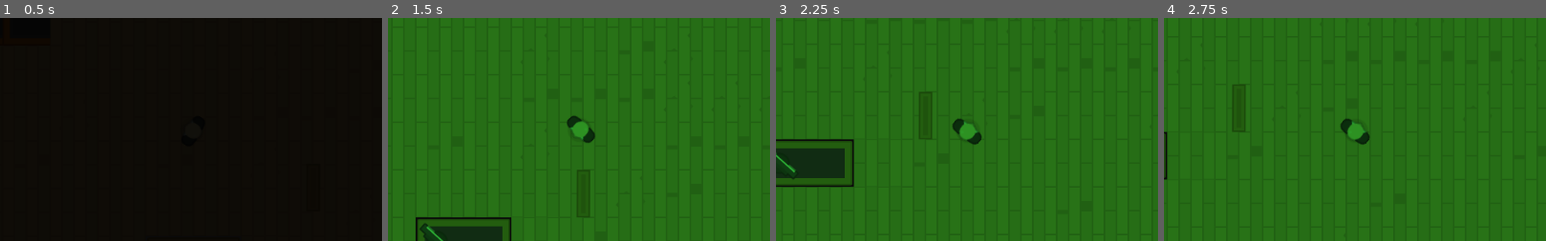
Above: before the commit, frames 1-4 (left to right).
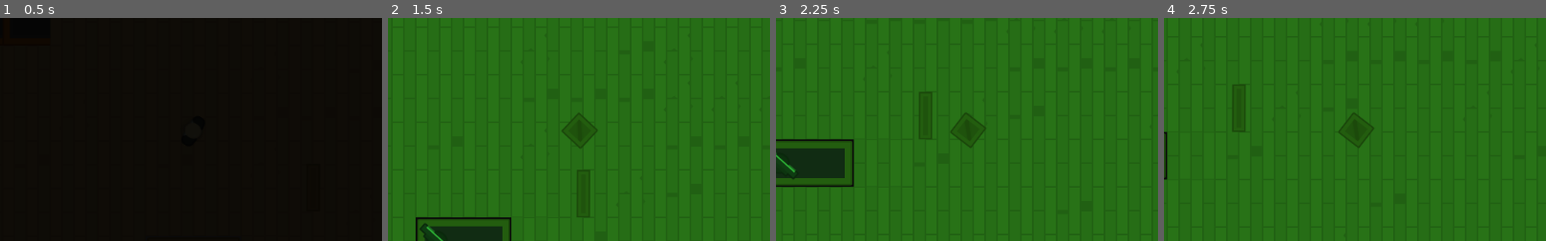
Above: after the commit, the same moments.

Repository: NightZpy/HeistMeistersGodotEngineGame
Game: Godot game, scene res://Levels/Level_1.tscn
The game is run twice, just before and just after one commit, with the same random seed, the same clock (stepped at 60 frames per second) and the same inputs.
Inputs (mouse positions are % of the whole screen's width and height, from its top left):
- Up to frame 1 (0.5 s): no input
- Up to frame 2 (1.5 s): tap Enter at 0.5 s; move the mouse to (66, 58) at 0.52 s; hold D (move_right) 0.53-1.28 s; tap E (Toggle_disguise, bound only after the commit) at 0.6 s; click (66, 58) at 0.67 s; move the mouse to (36, 76) at 1.27 s; hold S (move_down) from 1.28 s (still down); tap F (switch_vision_mode) at 1.35 s; click (36, 76) at 1.42 s
- Up to frame 3 (2.25 s): tap E (Toggle_disguise, bound only after the commit) at 1.55, 2.1 s; move the mouse to (60, 28) at 2.02 s; release S (move_down) at 2.03 s; hold D (move_right) from 2.03 s (still down)
- Up to frame 4 (2.75 s): keep holding D (move_right)
The pictures show only the part of the screen within x 25-75%, y 25-75%; the shares and areas given below are measured in that part.

Frame 1 is identical in both runs. In frame 2, 0.6% of the frame differs, in the area x 45-55%, y 42-59%; in frame 3, 0.6%; in frame 4, 0.6%.
Error in both runs: Invalid get index '0' (on base: 'PoolVector2Array'). (res://Guard.gd:23)

Commit message:
Change player sprite when is hide

Diff:
--- /dev/null
+++ b/Characters/BoxOccluder.tres
@@ -0,0 +1,4 @@
+[gd_resource type="OccluderPolygon2D" format=2]
+
+[resource]
+polygon = PoolVector2Array( -19.6642, -20.1521, 20.3565, -20.0022, 20.2066, 19.7187, -19.6642, 19.5688 )
--- /dev/null
+++ b/Characters/HumanOccluder.tres
@@ -0,0 +1,5 @@
+[gd_resource type="OccluderPolygon2D" format=2]
+
+[resource]
+cull_mode = 1
+polygon = PoolVector2Array( -5.95787, -21.1554, 1.8979, -21.4537, 4.28446, -20.161, 7.56599, -15.3879, 7.26767, -11.7086, 7.86431, -8.52652, 8.85871, -6.33884, 9.95255, -4.44947, 11.2453, -2.95787, 12.4386, 0.721415, 10.947, 3.30686, 10.2509, 5.59398, 8.36151, 7.48335, 7.46655, 10.2677, 6.57159, 17.8251, 1.69902, 21.3055, -5.65956, 21.5044, -7.7478, 20.3111, -9.33884, 18.8195, -10.9299, 15.4386, -11.3276, 12.157, -11.4271, 8.17943, -14.4103, 2.4119, -14.3109, -2.46067, -11.626, -6.53772, -11.2282, -15.2885, -7.94668, -20.4593 )
--- a/Characters/NPC/Guard.tscn
+++ b/Characters/NPC/Guard.tscn
@@ -19,7 +19,5 @@
 one_shot = true
 
 [node name="Torch" parent="." index="4" instance=ExtResource( 4 )]
-shadow_enabled = true
 shadow_color = Color( 0, 0, 0, 0.654902 )
-shadow_item_cull_mask = 2
 [connection signal="timeout" from="Timer" to="." method="_on_Timer_timeout"]
--- a/Characters/Player.tscn
+++ b/Characters/Player.tscn
@@ -1,9 +1,10 @@
-[gd_scene load_steps=5 format=2]
+[gd_scene load_steps=6 format=2]
 
 [ext_resource path="res://Characters/TemplateCharacter.tscn" type="PackedScene" id=1]
 [ext_resource path="res://Player.gd" type="Script" id=2]
 [ext_resource path="res://GFX/PNG/Hitman 1/hitman1_stand.png" type="Texture" id=3]
-[ext_resource path="res://Lightmaps/Torch.tscn" type="PackedScene" id=4]
+[ext_resource path="res://Characters/BoxOccluder.tres" type="OccluderPolygon2D" id=4]
+[ext_resource path="res://Lightmaps/Torch.tscn" type="PackedScene" id=5]
 
 [node name="Player" instance=ExtResource( 1 )]
 collision_mask = 14
@@ -12,7 +13,10 @@
 [node name="Sprite" parent="." index="0"]
 texture = ExtResource( 3 )
 
-[node name="Torch" parent="." index="3" instance=ExtResource( 4 )]
+[node name="LightOccluder2D" parent="." index="2"]
+occluder = ExtResource( 4 )
+
+[node name="Torch" parent="." index="3" instance=ExtResource( 5 )]
 visible = false
 position = Vector2( 11.89, 0 )
 offset = Vector2( 316.6, 0 )
--- a/Levels/Level_1.tscn
+++ b/Levels/Level_1.tscn
@@ -62,9 +62,6 @@
 rotation = -3.8339
 scale = Vector2( 0.600298, 0.680239 )
 
-[node name="Guards" parent="." index="5"]
-editor/display_folded = true
-
 [node name="Guard" parent="Guards" index="0" instance=ExtResource( 3 )]
 position = Vector2( -364.994, 728.961 )
 
--- a/Player.gd
+++ b/Player.gd
@@ -1,6 +1,14 @@
 extends "res://Characters/TemplateCharacter.gd"
 
 var motion = Vector2()
+
+const PLAYER_SPRITE = "res://GFX/PNG/Hitman 1/hitman1_stand.png"
+const PLAYER_OCCLUDER = "res://Characters/HumanOccluder.tres"
+
+const BOX_SPRITE = "res://GFX/PNG/Tiles/tile_130.png"
+const BOX_OCCLUDER = "res://Characters/BoxOccluder.tres"
+
+var disguise = false
 
 func _physics_process(delta):
 	update_movement()
@@ -27,6 +35,30 @@
 	if Input.is_action_just_released("switch_vision_mode"):
 		turn_off_torch()
 
+	if Input.is_action_just_pressed("Toggle_disguise"):
+		toggle_disguise()
+
 func turn_off_torch():
 	#$Torch.enabled = not $Torch.enabled
 	get_tree().call_group("Interface", "cycle_vision_mode")
+
+
+func toggle_disguise():
+	if disguise:
+		reveal()
+	else:
+		disguise()
+
+
+func reveal():
+	$Sprite.texture = load(PLAYER_SPRITE)
+	disguise = false
+	collision_layer = 1
+	$"LightOccluder2D".occluder = load(PLAYER_OCCLUDER)
+
+
+func disguise():
+	$Sprite.texture = load(BOX_SPRITE)
+	disguise = true
+	collision_layer = 16
+	$"LightOccluder2D".occluder = load(BOX_OCCLUDER)
--- a/project.godot
+++ b/project.godot
@@ -58,6 +58,11 @@
 "deadzone": 0.5,
 "events": [  ]
 }
+Toggle_disguise={
+"deadzone": 0.5,
+"events": [ Object(InputEventKey,"resource_local_to_scene":false,"resource_name":"","device":0,"alt":false,"shift":false,"control":false,"meta":false,"command":false,"pressed":false,"scancode":69,"unicode":0,"echo":false,"script":null)
+ ]
+}
 
 [layer_names]
 
